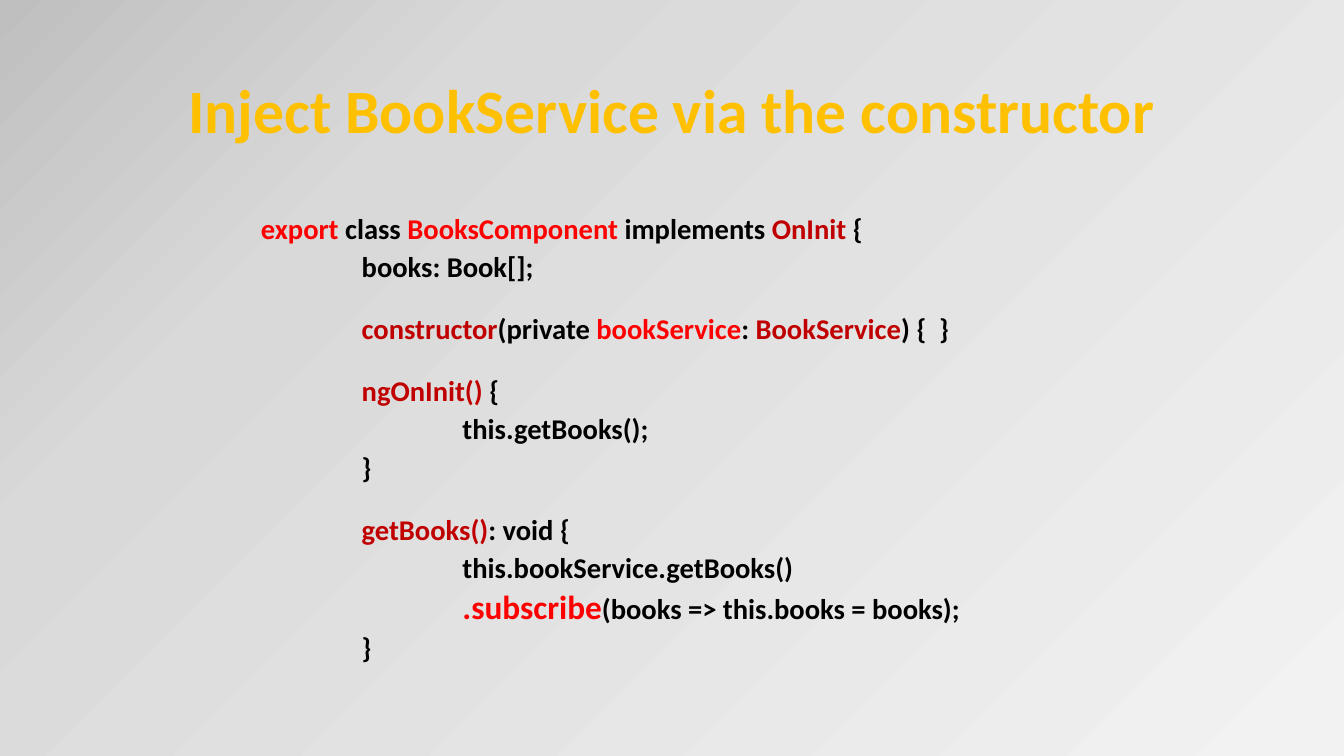
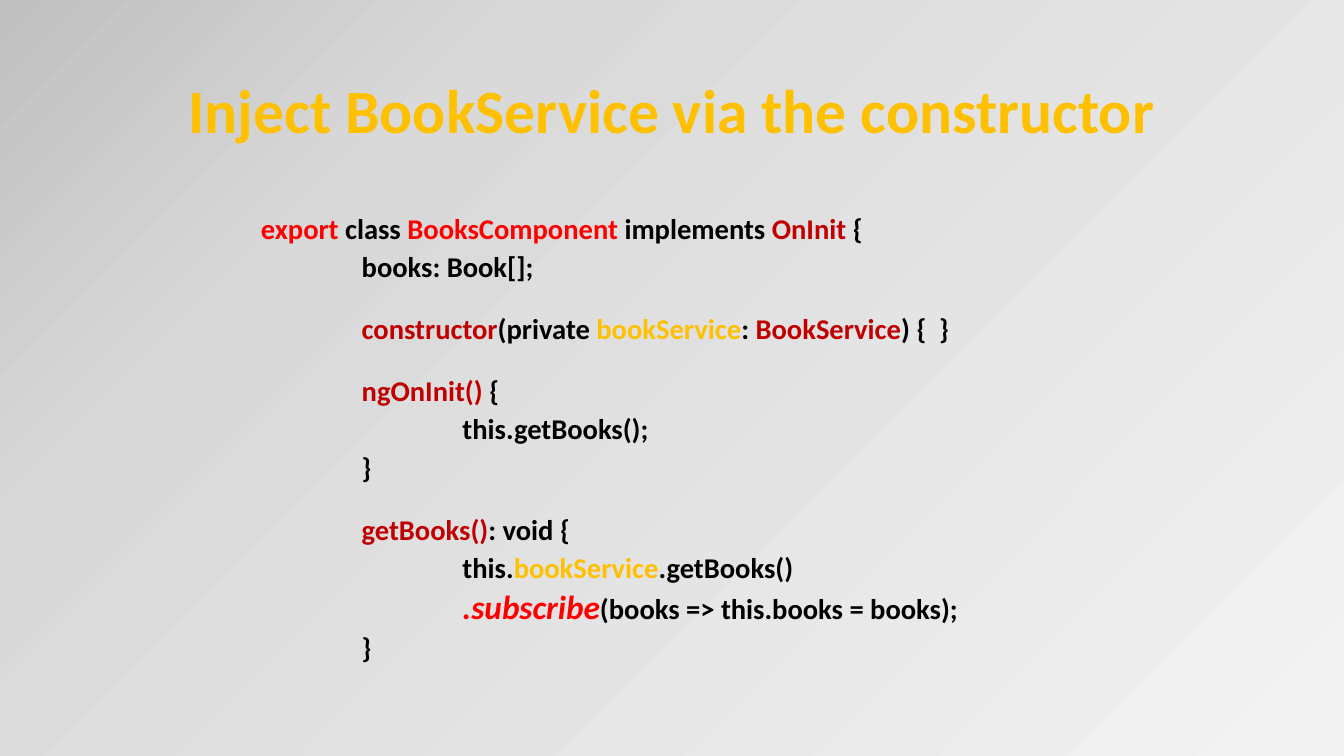
Before and after one commit to petereijgermans11/frontend-cursus, a slide deck: slide 28 of frontend-cursus/ 8 - Angular.pptx. Drawn at 1344x756 pixels with LibreOffice and Linux fonts; fonts in the diff are those of the drawing. Boxes give left, top, right and bottom in pixels: in the first picture for what was removed or moved away, otherwise in the second. Text is boxed around its words. In the diff, an @@ line names an element or a change of style, - is before the commit and + after.

```diff
--- a/frontend-cursus/ 8 - Angular.pptx
+++ b/frontend-cursus/ 8 - Angular.pptx
@@ text at (x1=362, y1=318, x2=958, y2=623): text colour #FF0000 to #FFC000 in "bookService:"; text colour #000000 to #FFC000 in "this.bookService.getBooks()"; italic on in ".subscribe(books" @@
```
Also in this commit, not shown: 3 other slides changed.
